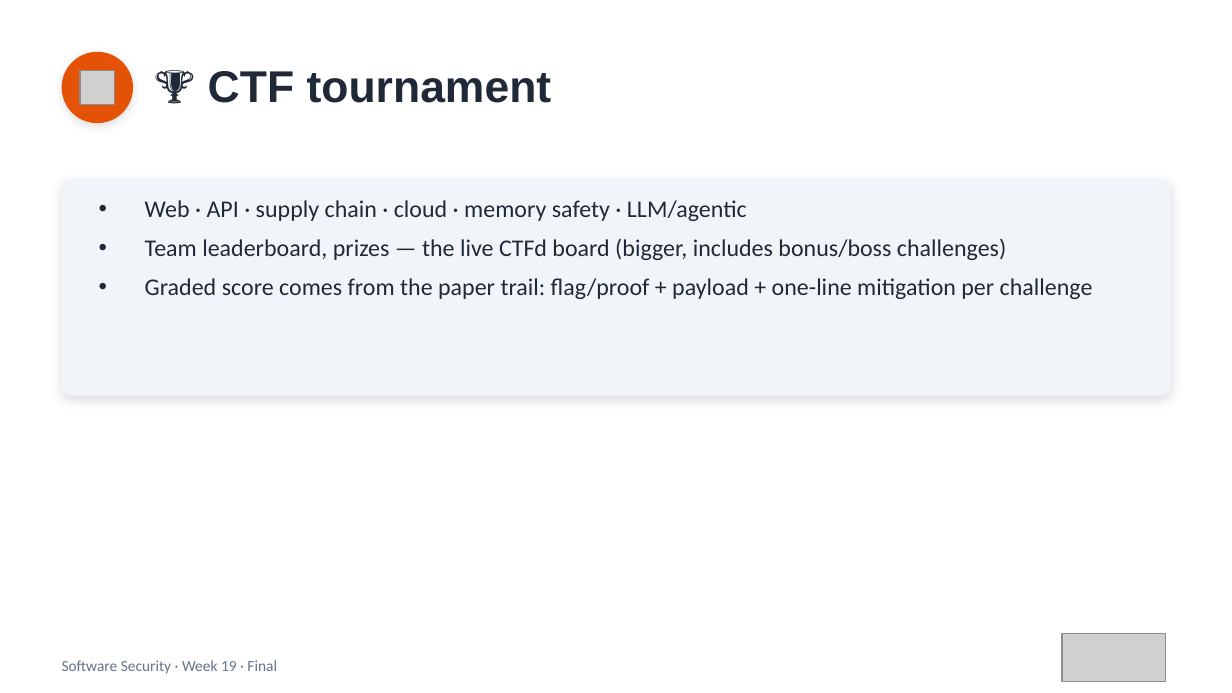
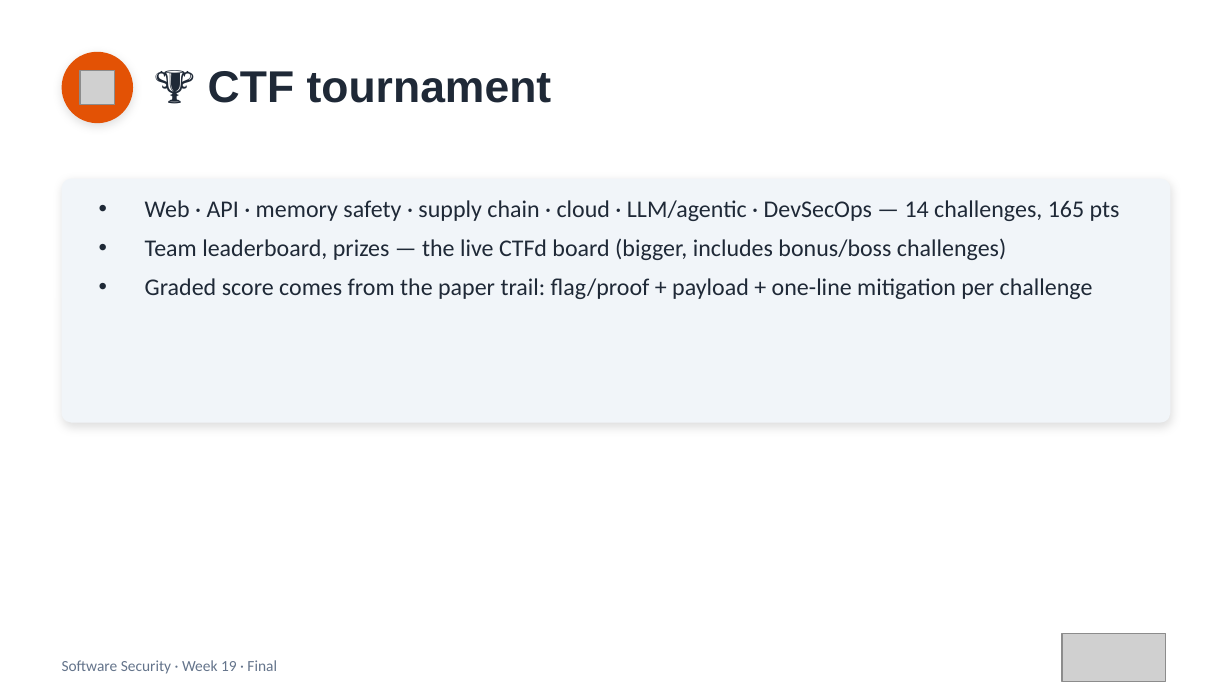
Before and after one commit to 6631503001/software-security, a slide deck: slide 3 of slides/pptx/week19.pptx. Drawn at 1232x693 pixels with LibreOffice and Linux fonts; fonts in the diff are those of the drawing; grey boxes stand for pictures. Boxes give left, top, right and bottom in pixels: in the first picture for what was removed or moved away, otherwise in the second. Text is boxed around its words. In the diff, an @@ line names an element or a change of style, - is before the commit and + after.

```diff
--- a/slides/pptx/week19.pptx
+++ b/slides/pptx/week19.pptx
@@ rounded rectangle: place and size @@
-rounded rectangle at box(62, 179, 1170, 395)
+rounded rectangle at box(62, 179, 1170, 423)
@@ rounded rectangle at box(62, 179, 1170, 423): proportions changed @@
@@ text at box(145, 200, 1120, 221): text changed @@
-• Web · API · supply chain · cloud · memory safety · LLM/agentic
+• Web · API · memory safety · supply chain · cloud · LLM/agentic · DevSecOps — 14 challenges, 165 pts
```
Also in this commit, not shown: 8 other files.
